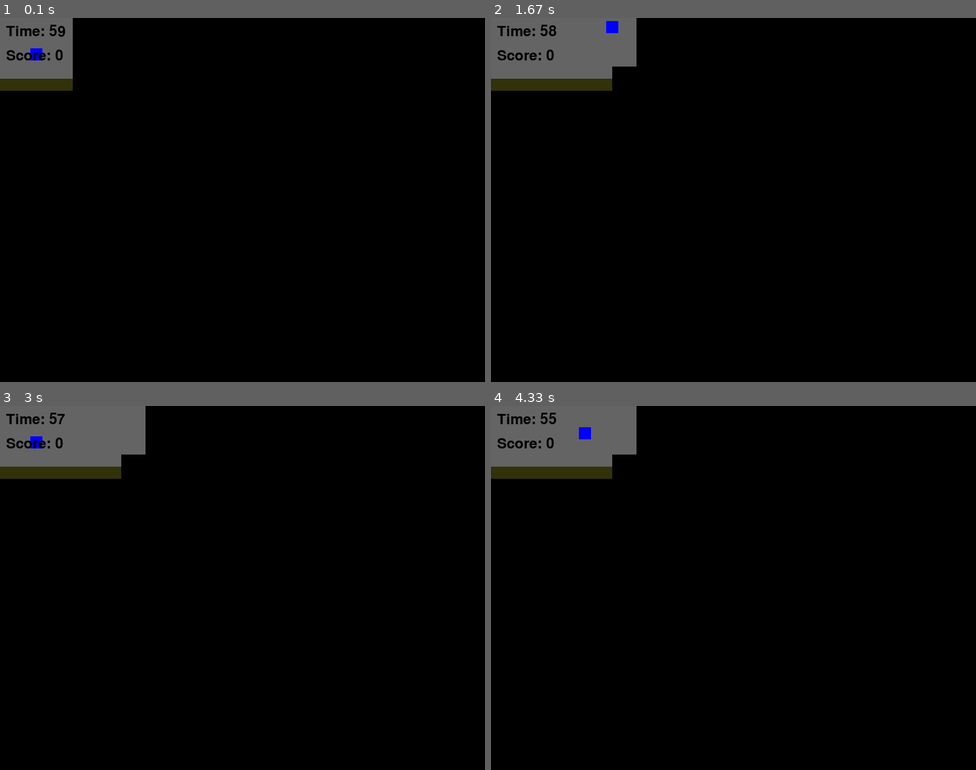
Above: before the commit, frames 1-4 (two rows, left to right).
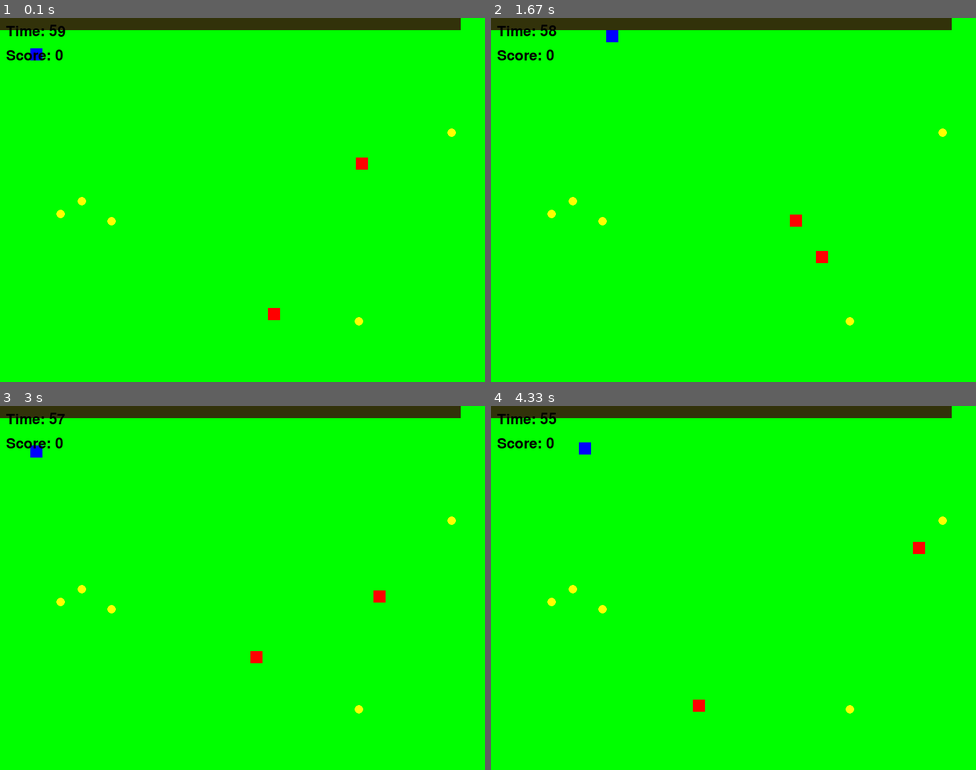
Above: after the commit, the same moments.

Repository: TrentChip38/MazeGame
Game: pygame game, started from pygameMaze7.py
The game is run twice, just before and just after one commit, with the same random seed, the same clock (stepped at 60 frames per second) and the same inputs.
Inputs:
- Up to frame 1 (0.1 s): no input
- Up to frame 2 (1.67 s): hold Right 0.33-0.8 s; hold Up 0.83-1.13 s; hold Right 1.17-1.63 s
- Up to frame 3 (3 s): hold Left 1.67-2.2 s; hold Down 2.23-2.53 s; hold Left 2.57-2.97 s
- Up to frame 4 (4.33 s): hold Up 3-3.37 s; hold Right 3.4-4.03 s; hold Down from 4.07 s (still down)

The runs differ from the first frame. In frame 1, 100% of the frame differs, in the area x 0-100%, y 0-100%; in frame 2, 100%; in frame 3, 100%; in frame 4, 100%.

Commit message:
Starting level explored and green

Diff:
--- a/pygameMaze7.py
+++ b/pygameMaze7.py
@@ -1,6 +1,7 @@
 import pygame
 import sys
 import random
+import math
 
 # Initialize Pygame
 pygame.init()
@@ -25,7 +26,13 @@
 player_speed = 5
 
 # Visibility settings
-visibility_radius = 200
+vis_radius = 2
+vis_y_left = vis_radius - 1
+vis_y_right = vis_radius + 1
+vis_x_left = vis_y_left
+vis_x_right = vis_y_right
+print(vis_x_left)
+print(vis_x_right)
 
 # Goal settings
 goal_size = 30
@@ -38,7 +45,12 @@
 enemy_size = 20
 
 # Levels and Walls
+levels_color = [GREEN, GREY, GREY,GREY,GREY,GREY,GREY,]
 levels = [
+    [
+        # Level 0
+        (0, 0, 380, 20), (380, 0, 380, 20),
+    ],
     [
         # Level 1
         (0, 100, 200, 20), (200, 100, 20, 150), (0, 250, 220, 20), (180, 300, 20, 100),
@@ -134,7 +146,8 @@
 # Function to draw everything
 def draw_game():
     # Clear screen with gray background
-    screen.fill(GREY)
+    color = levels_color[current_level]
+    screen.fill(color)
 
     # Draw walls (walls are always black)
     for wall in levels[current_level]:
@@ -154,10 +167,14 @@
         pygame.draw.rect(screen, RED, (enemy[0], enemy[1], enemy_size, enemy_size))
 
     # Draw unexplored areas in black
-    for row in range(HEIGHT // 40):
-        for col in range(WIDTH // 40):
-            if explored[row][col] == False:
-                pygame.draw.rect(screen, BLACK, (col * 40, row * 40, 40, 40))
+    if current_level == 0:
+        #don't draw
+        pass
+    else:
+        for row in range(HEIGHT // 40):
+            for col in range(WIDTH // 40):
+                if explored[row][col] == False:
+                    pygame.draw.rect(screen, BLACK, (col * 40, row * 40, 40, 40))
 
     # Draw player
     player_rect = pygame.Rect(player_pos[0], player_pos[1], player_size, player_size)
@@ -174,8 +191,8 @@
     """Mark the area around the player as explored."""
     player_row = player_pos[1] // 40
     player_col = player_pos[0] // 40
-    for dy in range(-1, 2):  # 3x3 grid around the player
-        for dx in range(-1, 2):
+    for dy in range(-vis_y_left, vis_y_right):  # 3x3 grid around the player
+        for dx in range(-vis_y_left, vis_x_right):
             row = player_row + dy
             col = player_col + dx
             if 0 <= row < HEIGHT // 40 and 0 <= col < WIDTH // 40:
